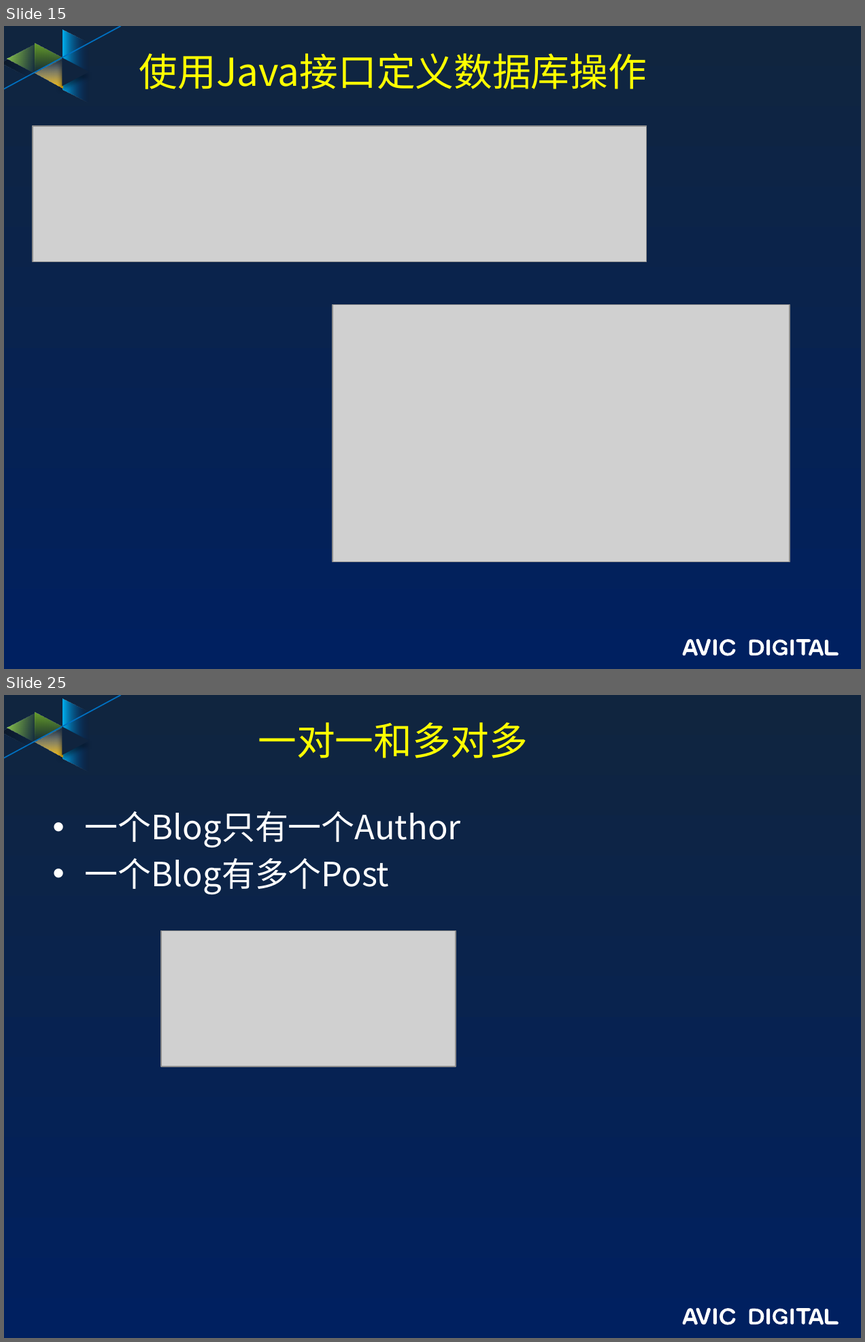
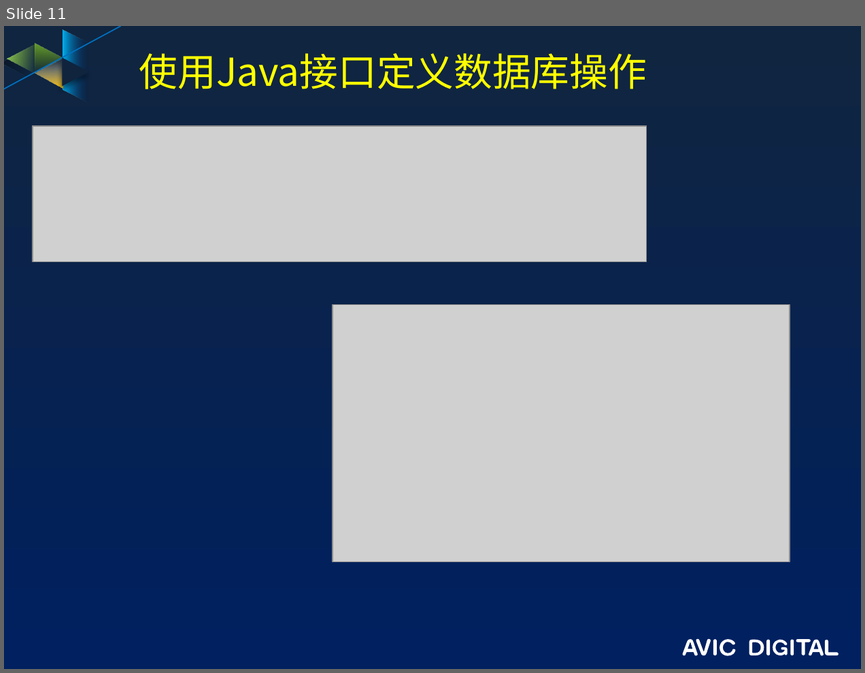
Before and after one commit to guofengzh/java-way, a slide deck: mybatis/docs/mybatis.pptx. Shown one above the other, each under a label of ours: slides 15 and 25 before the commit, slide 11 after it; the slides between them are not shown. The pictures are 865x1342 and 865x673 pixels, drawn with LibreOffice and Linux fonts; fonts in the diff are those of the drawing; grey boxes stand for pictures; background and template pictures are left out. Boxes give left, top, right and bottom in pixels: in the first picture for what was removed or moved away, otherwise in the second. Text is boxed around its words. In the diff, an @@ line names an element or a change of style, - is before the commit and + after.

```diff
--- a/mybatis/docs/mybatis.pptx
+++ b/mybatis/docs/mybatis.pptx
@@ slide 25 removed at bbox=[4, 695, 861, 1338], background gradient #10253F to #002060; not listed: 17 template elements that a slide beside it also shows @@
@@ title removed at bbox=[258, 722, 528, 758] @@
-一对一和多对多
@@ text removed at bbox=[85, 811, 461, 895] @@
-• 一个Blog只有一个Author
-• 一个Blog有多个Post
@@ picture removed at bbox=[161, 930, 456, 1066] @@
@@ what was slide 15 is now slide 11 @@
```
Also in this commit, not shown: 4 slides changed, 1 slide added, 15 other slides removed, 4 other files.
